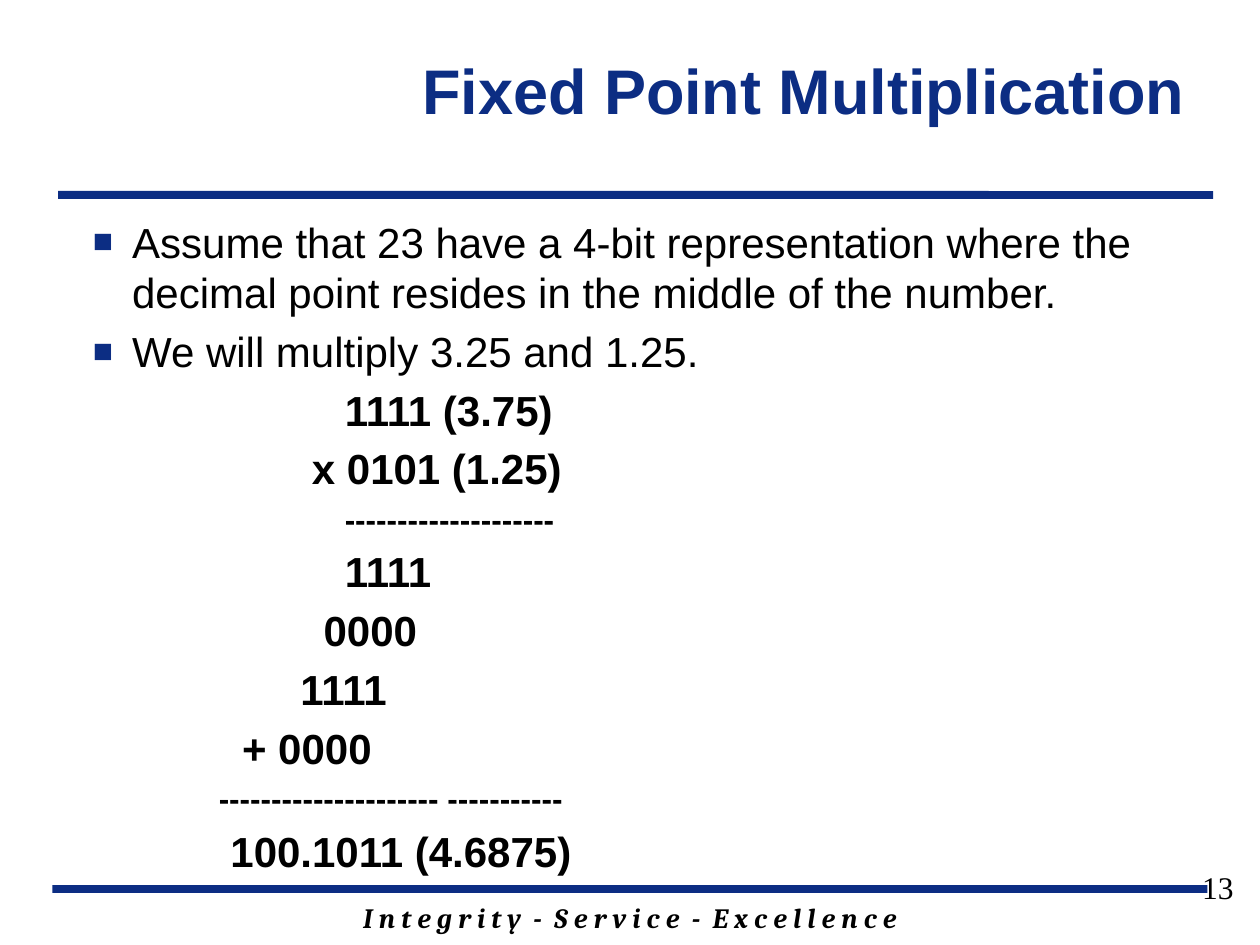
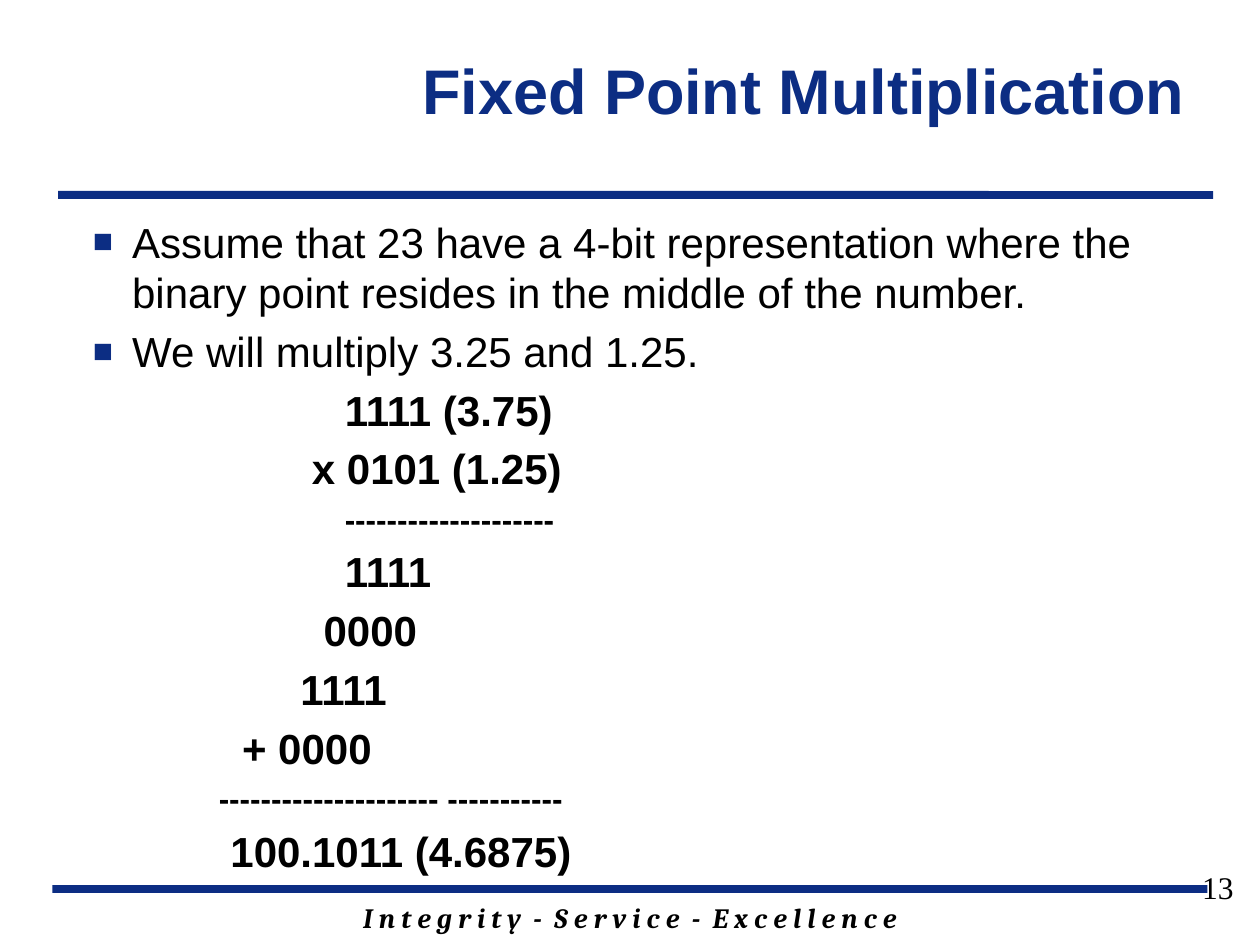
Before and after one commit to jfalkinburg/ECE383_web, a slide deck: slide 13 of lecture/slides/ECE_383_Lec23.pptx. Drawn at 1260x945 pixels with LibreOffice and Linux fonts; fonts in the diff are those of the drawing; background and template pictures are left out. Boxes give left, top, right and bottom in pixels: in the first picture for what was removed or moved away, otherwise in the second. Text is boxed around its words. In the diff, an @@ line names an element or a change of style, - is before the commit and + after.

```diff
--- a/lecture/slides/ECE_383_Lec23.pptx
+++ b/lecture/slides/ECE_383_Lec23.pptx
@@ text at <box>132,227,1131,317</box>: text changed @@
-■ Assume that 23 have a 4-bit representation where the decimal point resides in the middle of the number.
+■ Assume that 23 have a 4-bit representation where the binary point resides in the middle of the number.
```
Also in this commit, not shown: 6 other slides changed, 4 slides added, 1 slide removed, 4 other files.
